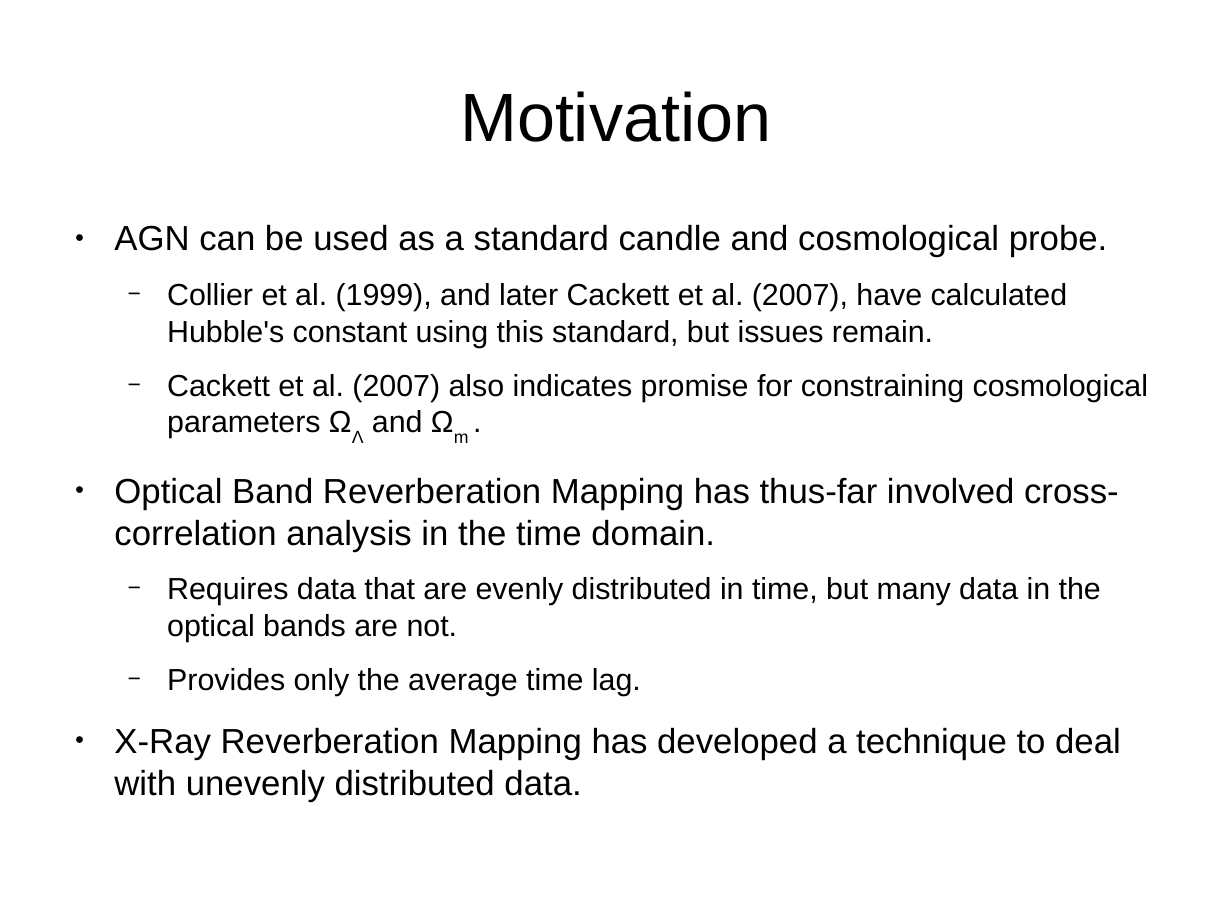
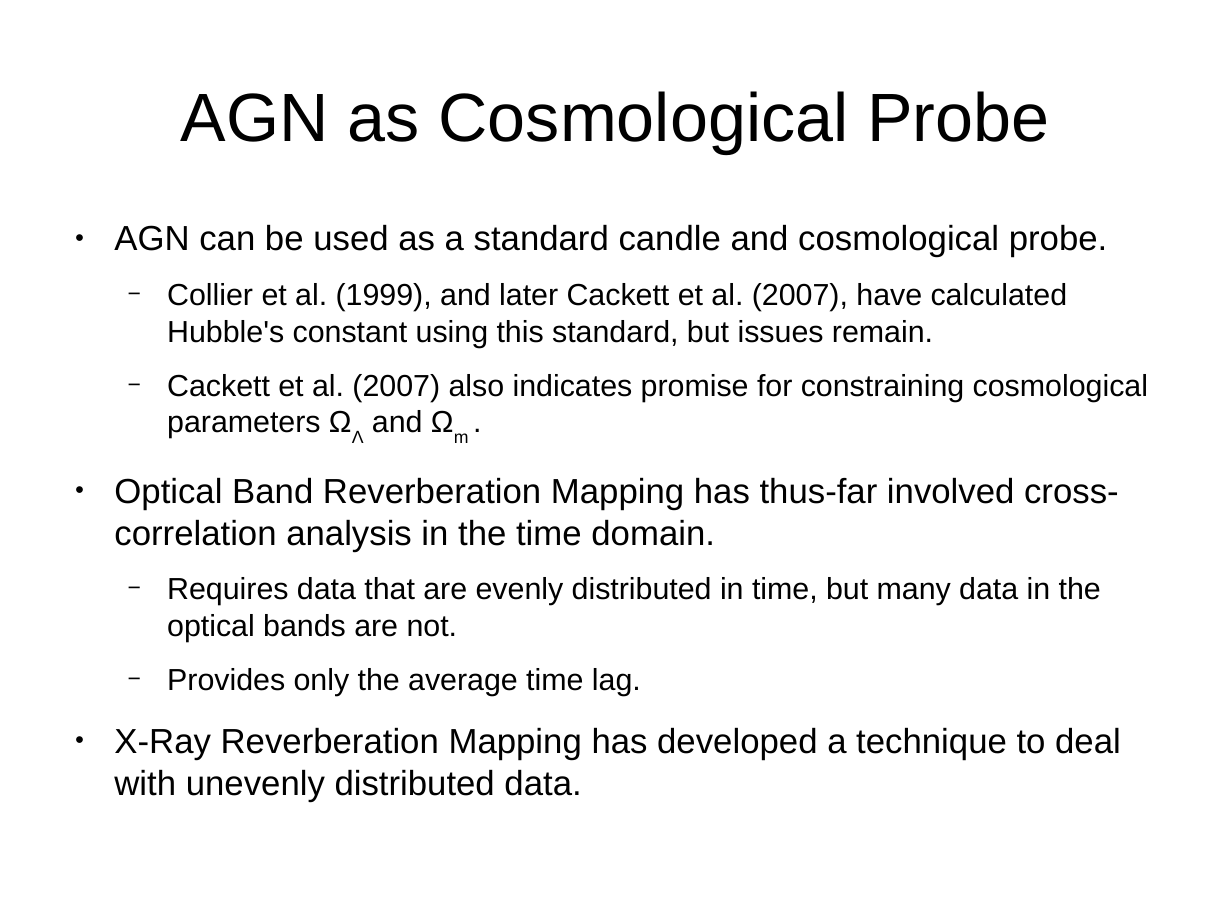
Before and after one commit to othocaes/fourier-agn, a slide deck: slide 11 of pres/intro.odp (slide 5 before the commit). Drawn at 1232x924 pixels with LibreOffice and Linux fonts; fonts in the diff are those of the drawing. Boxes give left, top, right and bottom in pixels: in the first picture for what was removed or moved away, otherwise in the second. Text is boxed around its words. In the diff, an @@ line names an element or a change of style, - is before the commit and + after.

```diff
--- a/pres/intro.odp
+++ b/pres/intro.odp
@@ title at (x1=181, y1=91, x2=1049, y2=153): text changed @@
-Motivation
+AGN as Cosmological Probe
```
Also in this commit, not shown: 1 slide added.
